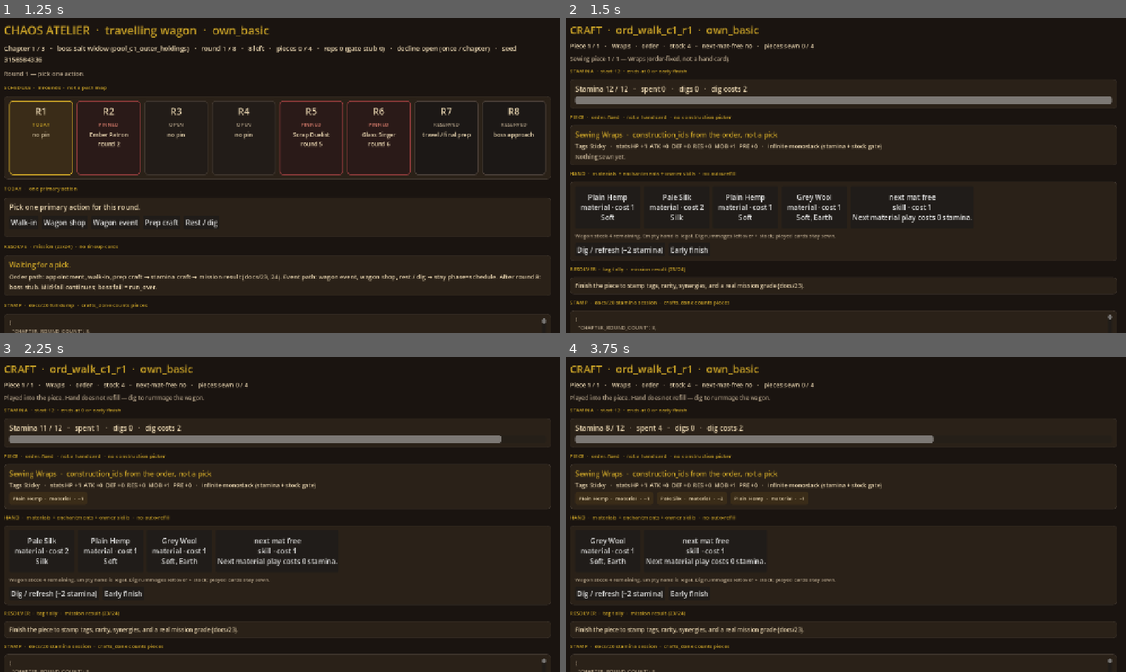
Above: before the commit, frames 1-4 (two rows, left to right).
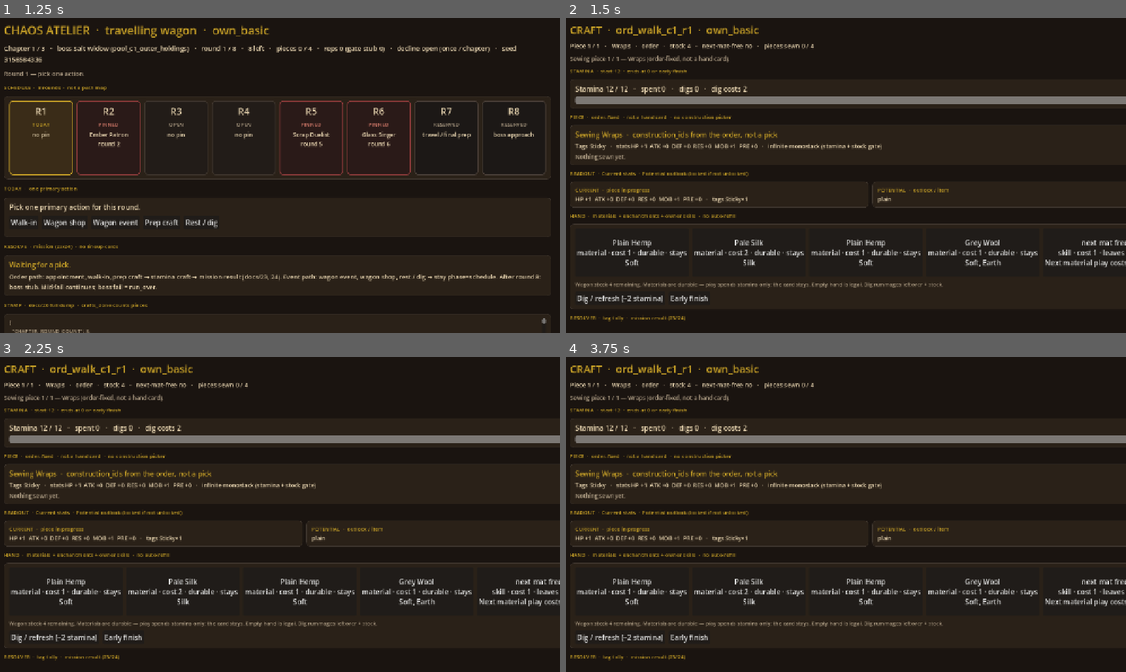
Above: after the commit, the same moments.

Repository: jc-renaisssance/chaos-atelier
Game: Godot game, scene res://src/ui/schedule/schedule_board.tscn
Same seed, same stepped clock (60 frames per second), same inputs: the game is played once before the commit and once after it.
Inputs (mouse positions are in pixels of both pictures, inside the frame that each line leads up to):
- Up to frame 1 (1.25 s): click "Open the schedule" at 0.5 s
- Up to frame 2 (1.5 s): click "Walk-in" at 1.25 s
- Up to frame 3 (2.25 s): click (39, 546) at 2 s, where only the run before the commit has a clickable "Plain Hemp material · cost 1 …"
- Up to frame 4 (3.75 s): click (605, 552) at 2.75 s, where only the run before the commit has a clickable "Pale Silk material · cost 2 S…"; click (605, 552) at 3.5 s, where only the run before the commit has a clickable "Plain Hemp material · cost 1 …"

Frame 1 is identical in both runs. In frame 2, 6.4% of the frame differs, in the area x 0-100%, y 24-100%; in frame 3, 7.7%; in frame 4, 8.2%, in the area x 0-100%, y 11-100%.

Commit message:
feat(craft): durable materials + live Current/Potential readout
Materials stay in hand/stock on play (stamina only). Consumable burn
path is gated so a later distinct type can burn; materials never do.
Craft table shows live Current piece stats and Potential outlook,
locked/hidden until that look is unlocked (docs/27 after #17).

Co-authored-by: jc-renaisssance <jc-renaisssance@users.noreply.github.com>

Diff:
--- a/src/autoload/atelier_session.gd
+++ b/src/autoload/atelier_session.gd
@@ -47,6 +47,8 @@
 var last_newspaper_event: GameEnums.NewspaperEvent = GameEnums.NewspaperEvent.NONE
 var last_headline_id: String = ""
 var last_letter_id: String = ""
+## Fashion encyclopedia is Later (docs/04). Phase-1 unlock set for Potential readout (docs/27).
+var unlocked_outlooks: PackedStringArray = PackedStringArray(["plain"])
 
 
 func _ready() -> void:
@@ -77,6 +79,7 @@
 	last_newspaper_event = GameEnums.NewspaperEvent.NONE
 	last_headline_id = ""
 	last_letter_id = ""
+	unlocked_outlooks = PackedStringArray(["plain"])
 	chapter_piece_results.clear()
 	_reset_craft_state()
 	stock = WagonStock.new()
@@ -236,7 +239,10 @@
 	if craft_session.is_finished():
 		_resolve_current_piece()
 	else:
-		last_note = "Played into the piece. Hand does not refill — dig to rummage the wagon."
+		last_note = (
+			"Played into the piece. Materials stay (stamina only). "
+			+ "Hand does not refill — dig to rummage the wagon."
+		)
 		craft_changed.emit()
 	return true
 
@@ -275,6 +281,7 @@
 	result["crafts_done"] = board.crafts_done
 	last_piece_result = result
 	piece_results.append(result)
+	_unlock_outlook(String(result.get("outlook_id", "plain")))
 	if counted:
 		chapter_piece_results.append(result)
 	last_stamp = _make_craft_stamp(result)
@@ -491,6 +498,19 @@
 	return last_stamp.to_dict()
 
 
+func is_outlook_unlocked(outlook_id: String) -> bool:
+	return CraftReadout.is_outlook_unlocked(outlook_id, unlocked_outlooks)
+
+
+func _unlock_outlook(outlook_id: String) -> void:
+	var id := outlook_id
+	if id.is_empty():
+		id = "plain"
+	if id in unlocked_outlooks:
+		return
+	unlocked_outlooks.append(id)
+
+
 func _apply_run_meta(stamp: HarnessStamp) -> void:
 	stamp.reps_before = int(last_mission.get("reps_before", reps)) if last_mission.has("reps_before") else reps
 	stamp.reps_after = int(last_mission.get("reps_after", reps)) if last_mission.has("reps_after") else reps
--- /dev/null
+++ b/src/craft/craft_readout.gd
@@ -0,0 +1,81 @@
+class_name CraftReadout
+extends RefCounted
+## Live Current / Potential craft panel (docs/27). Design UX — not a harness dump.
+
+const LOCKED_LABEL := "locked"
+
+
+static func preview(session: CraftStaminaSession) -> Dictionary:
+	if session == null:
+		return {
+			"tag_counts": {},
+			"craft_rarity": GameEnums.CraftRarity.NONE,
+			"powers_positive": PackedStringArray(),
+			"powers_negative": PackedStringArray(),
+			"outlook_id": "plain",
+			"outlook_order": 0,
+			"stats": GearStats.new(),
+		}
+	return CraftResolver.resolve(session, session.construction_id)
+
+
+static func current_stats(preview: Dictionary) -> GearStats:
+	var stats: GearStats = preview.get("stats", null)
+	if stats == null:
+		return GearStats.new()
+	return stats
+
+
+static func current_line(preview: Dictionary) -> String:
+	var stats := current_stats(preview)
+	var bag: Dictionary = Dictionary(preview.get("tag_counts", {}))
+	return (
+		"HP %+d  ATK %+d  DEF %+d  RES %+d  MOB %+d  PRE %+d   ·   tags %s"
+		% [
+			stats.HP,
+			stats.ATK,
+			stats.DEF,
+			stats.RES,
+			stats.MOB,
+			stats.PRE,
+			_tag_line(bag),
+		]
+	)
+
+
+static func outlook_id_of(preview: Dictionary) -> String:
+	var outlook := String(preview.get("outlook_id", "plain"))
+	if outlook.is_empty():
+		return "plain"
+	return outlook
+
+
+static func is_outlook_unlocked(outlook_id: String, unlocked: PackedStringArray) -> bool:
+	if outlook_id.is_empty() or outlook_id == "plain":
+		return true
+	return outlook_id in unlocked
+
+
+static func potential_unlocked(preview: Dictionary, unlocked: PackedStringArray) -> bool:
+	return is_outlook_unlocked(outlook_id_of(preview), unlocked)
+
+
+static func potential_label(preview: Dictionary, unlocked: PackedStringArray) -> String:
+	if not potential_unlocked(preview, unlocked):
+		return LOCKED_LABEL
+	var outlook := outlook_id_of(preview)
+	var order := int(preview.get("outlook_order", 0))
+	if outlook == "plain":
+		return "plain"
+	return "%s · order %d" % [outlook, order]
+
+
+static func _tag_line(bag: Dictionary) -> String:
+	if bag.is_empty():
+		return "—"
+	var keys: Array = bag.keys()
+	keys.sort()
+	var bits: PackedStringArray = PackedStringArray()
+	for key in keys:
+		bits.append("%s×%d" % [String(key), int(bag[key])])
+	return ", ".join(bits)
--- a/src/craft/craft_rules.gd
+++ b/src/craft/craft_rules.gd
@@ -1,6 +1,8 @@
 class_name CraftRules
 extends RefCounted
 ## Stamina session mutations (docs/27, docs/20 asserts 12–17).
+## Materials are durable: play spends stamina only — card stays in hand / stock.
+## Consumable is Later / not in the stamp type enum; if that type is added it burns.
 ## No auto-refill. Dig costs 2 and refreshes hand from stock. Construction is not a card.
 
 static func opening_draw(
@@ -38,6 +40,12 @@
 	return stock_n + session.hand.size() > 0
 
 
+static func burns_on_play(type: GameEnums.HandCardType) -> bool:
+	## Law (docs/11, 27, 20): materials never burn. Consumable (Later, distinct type)
+	## burns when/if that type exists. Runes and skills leave the hand (not durable).
+	return type != GameEnums.HandCardType.MATERIAL
+
+
 static func play(
 	session: CraftStaminaSession,
 	hand_index: int,
@@ -47,7 +55,8 @@
 		return {"ok": false, "next_mat_free": next_mat_free}
 	var card: HandCard = session.hand[hand_index]
 	var cost := CraftCatalog.play_cost(card, next_mat_free)
-	session.hand.remove_at(hand_index)
+	if burns_on_play(card.type):
+		session.hand.remove_at(hand_index)
 	_spend(session, cost)
 	var played := PlayedCard.new()
 	played.id = card.id
@@ -60,7 +69,7 @@
 	elif card.type == GameEnums.HandCardType.SKILL and card.id == "sk_next_mat_free":
 		flag = true
 	_maybe_stamina_zero(session)
-	return {"ok": true, "next_mat_free": flag, "played": played}
+	return {"ok": true, "next_mat_free": flag, "played": played, "burned": burns_on_play(card.type)}
 
 
 static func dig(
--- a/src/craft/wagon_stock.gd
+++ b/src/craft/wagon_stock.gd
@@ -1,6 +1,8 @@
 class_name WagonStock
 extends RefCounted
-## Remaining wagon inventory. Dig draws from here; played cards leave (docs/27).
+## Remaining wagon inventory. Dig draws from here (docs/27).
+## Materials are durable — play does not remove them from hand or stock.
+## Shop sell / explicit loss still change stock. Consumables (Later) burn on use.
 
 var cards: Array[HandCard] = []
 
--- a/src/data/game_enums.gd
+++ b/src/data/game_enums.gd
@@ -28,6 +28,7 @@
 }
 
 ## Hand / cards_played only. Construction is order-fixed — never a card type.
+## Consumable is Later (round-generated, burns on use) — not in this stamp enum.
 enum HandCardType {
 	MATERIAL,
 	RUNE,
--- a/src/ui/craft/craft_table.gd
+++ b/src/ui/craft/craft_table.gd
@@ -19,6 +19,8 @@
 var _piece_title: Label
 var _piece_body: Label
 var _played: HFlowContainer
+var _current_body: Label
+var _potential_body: Label
 var _hand: HBoxContainer
 var _stock: Label
 var _dig_btn: Button
@@ -52,9 +54,16 @@
 	margin.add_theme_constant_override("margin_bottom", 16)
 	add_child(margin)
 
+	var page := ScrollContainer.new()
+	page.size_flags_horizontal = Control.SIZE_EXPAND_FILL
+	page.size_flags_vertical = Control.SIZE_EXPAND_FILL
+	page.horizontal_scroll_mode = ScrollContainer.SCROLL_MODE_DISABLED
+	margin.add_child(page)
+
 	var root := VBoxContainer.new()
 	root.add_theme_constant_override("separation", 10)
-	margin.add_child(root)
+	root.size_flags_horizontal = Control.SIZE_EXPAND_FILL
+	page.add_child(root)
 
 	_title = _label("CRAFT  ·  stamina hand  ·  construction from the order", 24, GOLD)
 	root.add_child(_title)
@@ -97,6 +106,31 @@
 	_played.add_theme_constant_override("h_separation", 8)
 	_played.add_theme_constant_override("v_separation", 8)
 	piece_box.add_child(_played)
+
+	root.add_child(_caption("READOUT  ·  Current stats  ·  Potential outlook (locked if not unlocked)"))
+	var readout := HBoxContainer.new()
+	readout.add_theme_constant_override("separation", 8)
+	root.add_child(readout)
+	var current_panel := _panel()
+	current_panel.size_flags_horizontal = Control.SIZE_EXPAND_FILL
+	readout.add_child(current_panel)
+	var current_box := VBoxContainer.new()
+	current_box.add_theme_constant_override("separation", 4)
+	current_panel.add_child(current_box)
+	current_box.add_child(_label("CURRENT  ·  piece in progress", 12, GOLD))
+	_current_body = _label("", 13, INK)
+	_current_body.autowrap_mode = TextServer.AUTOWRAP_WORD_SMART
+	current_box.add_child(_current_body)
+	var potential_panel := _panel()
+	potential_panel.size_flags_horizontal = Control.SIZE_EXPAND_FILL
+	readout.add_child(potential_panel)
+	var potential_box := VBoxContainer.new()
+	potential_box.add_theme_constant_override("separation", 4)
+	potential_panel.add_child(potential_box)
+	potential_box.add_child(_label("POTENTIAL  ·  outlook / item", 12, GOLD))
+	_potential_body = _label("", 13, INK)
+	_potential_body.autowrap_mode = TextServer.AUTOWRAP_WORD_SMART
+	potential_box.add_child(_potential_body)
 
 	root.add_child(_caption("HAND  ·  materials + enchantments + owner skills  ·  no auto-refill"))
 	var hand_panel := _panel()
@@ -232,8 +266,9 @@
 	)
 	_rebuild_played(session)
 	_rebuild_hand(session)
+	_refresh_readout(session)
 	_stock.text = (
-		"Wagon stock %d remaining. Empty hand is legal. Dig rummages leftover + stock; played cards stay sewn."
+		"Wagon stock %d remaining. Materials are durable — play spends stamina only; the card stays. Empty hand is legal. Dig rummages leftover + stock."
 		% (AtelierSession.stock.count() if AtelierSession.stock != null else 0)
 	)
 	var busy := session.is_finished() or AtelierSession.awaiting_next_piece or AtelierSession.order_craft_done
@@ -275,14 +310,16 @@
 		var cost := CraftCatalog.play_cost(card, AtelierSession.next_mat_free)
 		var tags := CraftCatalog.tags_of(card.id, card.type)
 		var blurb := ", ".join(tags) if tags.size() > 0 else CraftCatalog.skill_blurb(card.id)
+		var stay := "durable · stays" if not CraftRules.burns_on_play(card.type) else "leaves on play"
 		var btn := Button.new()
-		btn.text = "%s\n%s · cost %d\n%s" % [
+		btn.text = "%s\n%s · cost %d · %s\n%s" % [
 			CraftCatalog.display_name(card.id, card.type),
 			GameEnums.hand_card_type_wire(card.type),
 			cost,
+			stay,
 			blurb,
 		]
-		btn.custom_minimum_size = Vector2(148, 96)
+		btn.custom_minimum_size = Vector2(148, 110)
 		btn.disabled = locked or not CraftRules.can_play(session, i, AtelierSession.next_mat_free)
 		btn.pressed.connect(_on_play.bind(i))
 		_hand.add_child(btn)
@@ -300,6 +337,15 @@
 	panel.add_theme_stylebox_override("panel", sb)
 	panel.add_child(_label(text, 12, INK))
 	return panel
+
+
+func _refresh_readout(session: CraftStaminaSession) -> void:
+	var preview := CraftReadout.preview(session)
+	_current_body.text = CraftReadout.current_line(preview)
+	var unlocked := AtelierSession.unlocked_outlooks
+	var open := CraftReadout.potential_unlocked(preview, unlocked)
+	_potential_body.text = CraftReadout.potential_label(preview, unlocked)
+	_potential_body.add_theme_color_override("font_color", INK if open else MUTED)
 
 
 func _refresh_result(session: CraftStaminaSession) -> void:
Not shown, changed: tools/verify_stamina_craft.py
